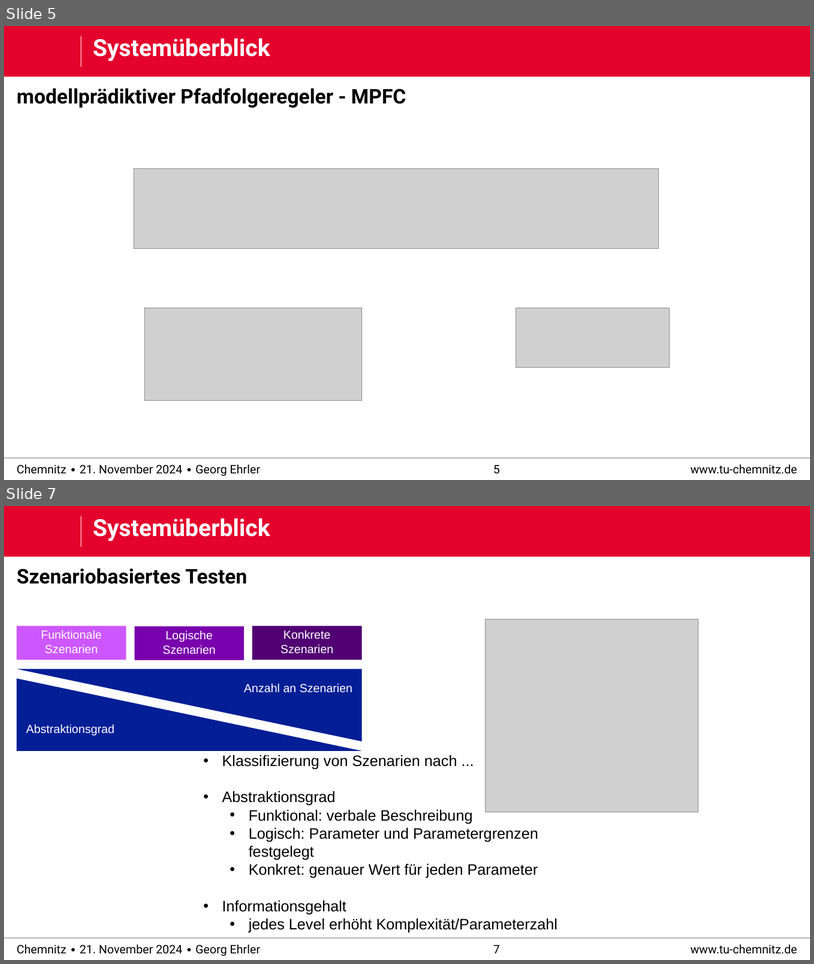
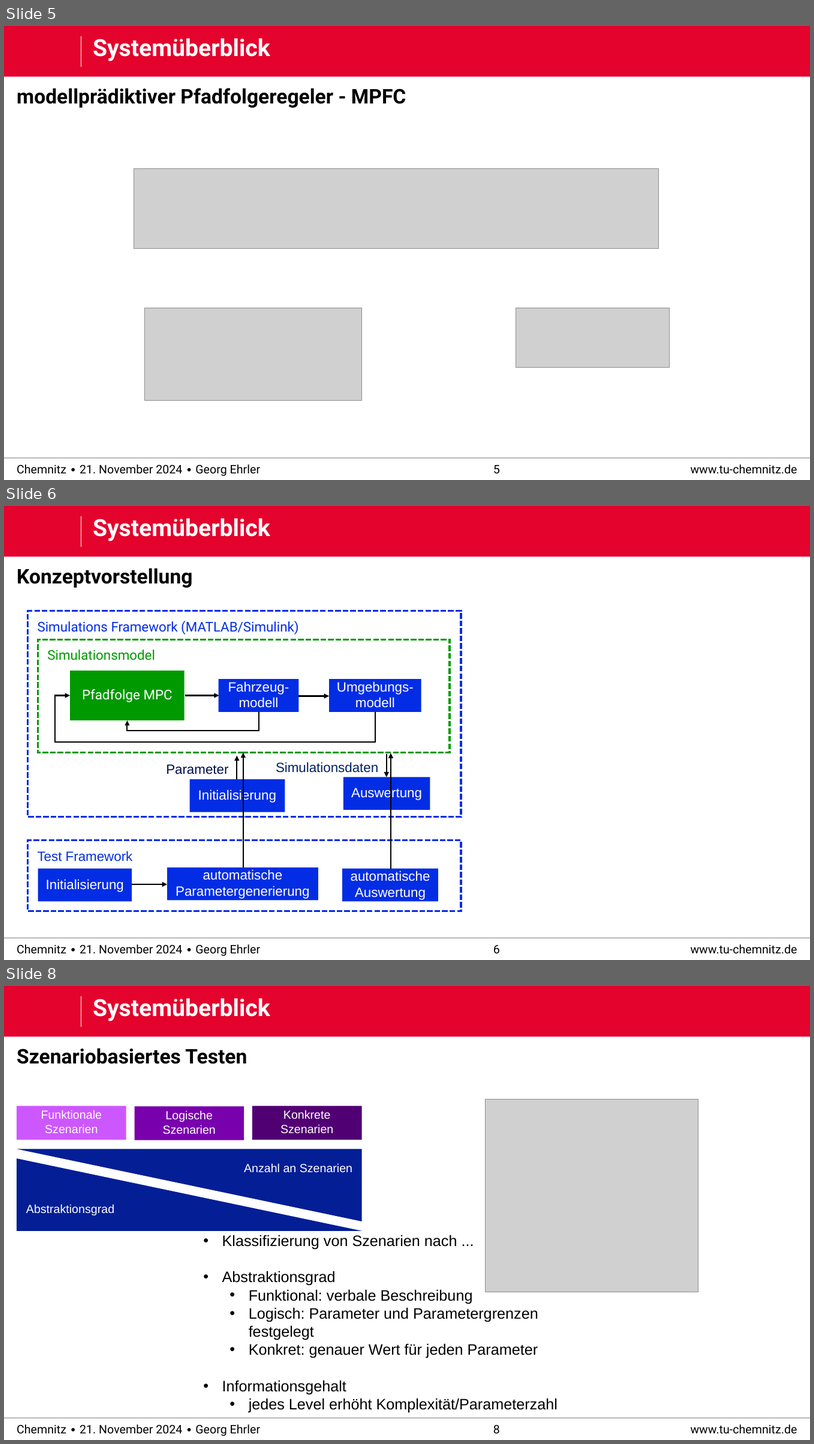
Before and after one commit to derEhrler/ACSDthesis_edited, a slide deck: defense/praktikum_defense.pptx. Shown one above the other, each under a label of ours: slides 5 and 7 before the commit, slides 5, 6 and 8 after it; the slides between them are not shown. The pictures are 814x964 and 814x1444 pixels, drawn with LibreOffice and Linux fonts; fonts in the diff are those of the drawing; grey boxes stand for pictures; background and template pictures are left out. Boxes give left, top, right and bottom in pixels: in the first picture for what was removed or moved away, otherwise in the second. Text is boxed around its words. In the diff, an @@ line names an element or a change of style, - is before the commit and + after.

```diff
--- a/defense/praktikum_defense.pptx
+++ b/defense/praktikum_defense.pptx
@@ slide 6 added at (4, 506, 810, 960), background #FFFFFF; not listed: 6 template elements that a slide beside it also shows @@
@@ title added at (93, 518, 270, 541), 28 pt, text #FFFFFF, bold @@
+Systemüberblick
@@ text added at (17, 568, 192, 588), 24 pt, text #000000, bold @@
+Konzeptvorstellung
@@ rectangle added at (27, 611, 461, 817), outline #032DE4 2.25 pt dashed, 16 pt, text #032DE4 @@
+Simulations Framework (MATLAB/Simulink)
@@ rectangle added at (38, 639, 450, 752), outline #009900 2.25 pt dashed, 16 pt, text #009900 @@
+Simulationsmodel
@@ rectangle added at (70, 670, 184, 720), fill #009900, 16 pt, text #FFFFFF @@
+Pfadfolge MPC
@@ rectangle added at (219, 679, 299, 712), fill #032DE4, 16 pt, text #FFFFFF @@
+Fahrzeug-modell
@@ rectangle added at (329, 679, 422, 712), fill #032DE4, 16 pt, text #FFFFFF @@
+Umgebungs-modell
@@ elbow arrow added from (375, 712) to (70, 696), #000000 1.5 pt @@
@@ arrow added from (185, 696) to (219, 696), #000000 1.5 pt @@
@@ arrow added from (299, 696) to (329, 696), #000000 1.5 pt @@
@@ elbow arrow added from (258, 712) to (128, 720), #000000 1.5 pt @@
@@ arrow added from (237, 780) to (237, 755), #000000 1.5 pt @@
@@ arrow added from (243, 867) to (243, 753), #000000 1.5 pt @@
@@ arrow added from (387, 753) to (387, 777), #000000 1.5 pt @@
@@ arrow added from (391, 868) to (391, 753), #000000 1.5 pt @@
@@ text added at (166, 764, 228, 774), 16 pt, text #010E49 @@
+Parameter
@@ text added at (276, 762, 378, 772), 16 pt, text #002060 @@
+Simulationsdaten
@@ rectangle added at (190, 780, 285, 812), fill #032DE4, 16 pt, text #FFFFFF @@
+Initialisierung
@@ rectangle added at (344, 777, 431, 810), fill #032DE4, 16 pt, text #FFFFFF @@
+Auswertung
@@ rectangle added at (27, 840, 461, 911), outline #032DE4 2.25 pt dashed, 16 pt, text #032DE4 @@
+Test Framework
@@ rectangle added at (38, 868, 132, 901), fill #032DE4, 16 pt, text #FFFFFF @@
+Initialisierung
@@ rectangle added at (167, 867, 318, 900), fill #032DE4, 16 pt, text #FFFFFF @@
+automatische Parametergenerierung
@@ rectangle added at (343, 868, 439, 901), fill #032DE4, 16 pt, text #FFFFFF @@
+automatische Auswertung
@@ arrow added from (132, 884) to (167, 884), #000000 1.5 pt @@
@@ what was slide 7 is now slide 8 @@
@@ page number at (494, 1425, 500, 1434): text changed @@
-7
+8
```
Also in this commit, not shown: 1 other slide added, 1 slide removed.
